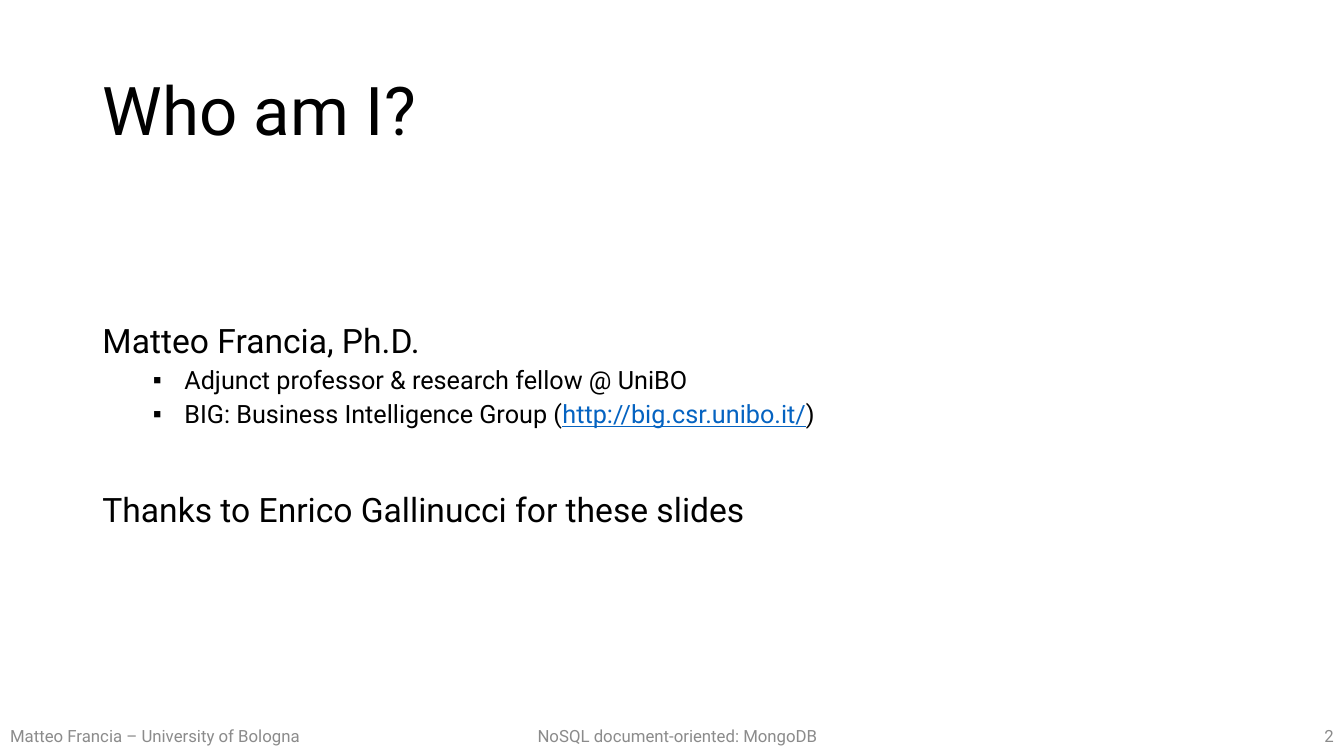
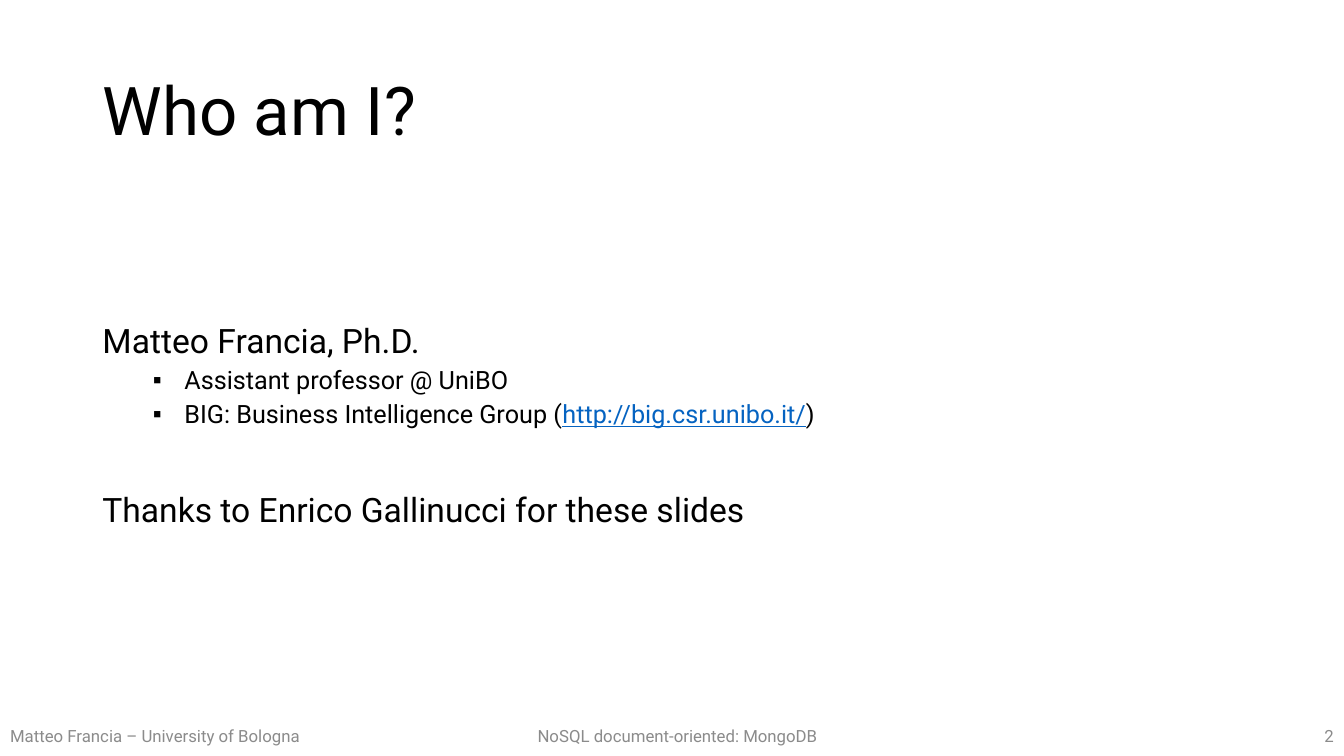
Before and after one commit to w4bo/teaching-seminario-nosql, a slide deck: slide 2 of slides/Document-based db.pptx. Drawn at 1344x756 pixels with LibreOffice and Linux fonts; fonts in the diff are those of the drawing. Boxes give left, top, right and bottom in pixels: in the first picture for what was removed or moved away, otherwise in the second. Text is boxed around its words. In the diff, an @@ line names an element or a change of style, - is before the commit and + after.

```diff
--- a/slides/Document-based db.pptx
+++ b/slides/Document-based db.pptx
@@ text at [184,370,508,394]: text changed @@
-  ▪ Adjunct professor & research fellow @ UniBO
+  ▪ Assistant professor @ UniBO
```
Also in this commit, not shown: 8 other slides changed.
